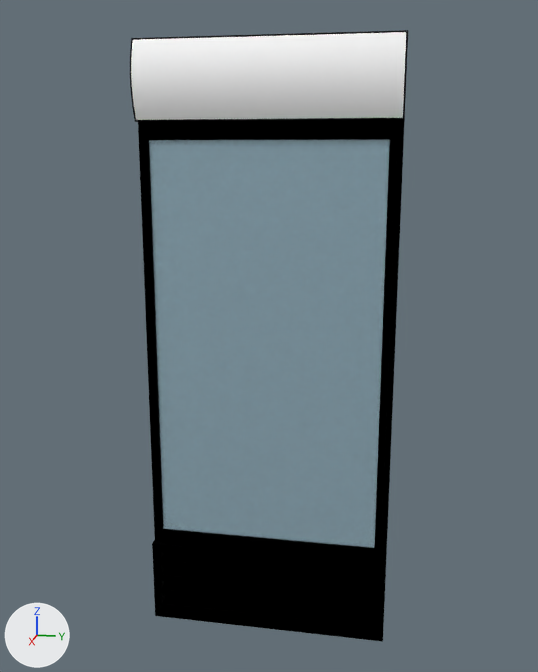
The glTF model static/glb/Porta03Aberta.glb as it was, and as the next commit left it.
The view is the same before and after, from a camera (50 mm lens) standing at (2.38, -0.53, 1.94) and looking at (-0.35, -1.07, 1.26). Arrows for +X, +Y and +Z are at lower left; the lights stay in place. Where no turn or scale is listed for an object, it has been applied to the vertices. Vertices at the same position are counted once.

Before the edit, the objects in view are built like this:
```python
me_mesh_005 = bpy.data.meshes.new('Mesh.005')
me_mesh_005.from_pydata(...)  # 210 vertices, 429 faces; spans x 0.48..0.57, y -0.47..0.51, z 0.0..2.34
# faces by material slot: [323, 64, 12, 30]
me_mesh_005.materials.append(mat_02___default_007)  # black #000000
me_mesh_005.materials.append(mat_material__46_004)  # light grey #cacaca
me_mesh_005.materials.append(mat_07___default_004)  # white #cde9f2
me_mesh_005.materials.append(mat_material__356_004)  # white #ffffff
ob_ageladeira01_001 = bpy.data.objects.new('aGeladeira01.001', me_mesh_005)
ob_ageladeira01_001.location = (-0.845, -1.1, 0.0)
```
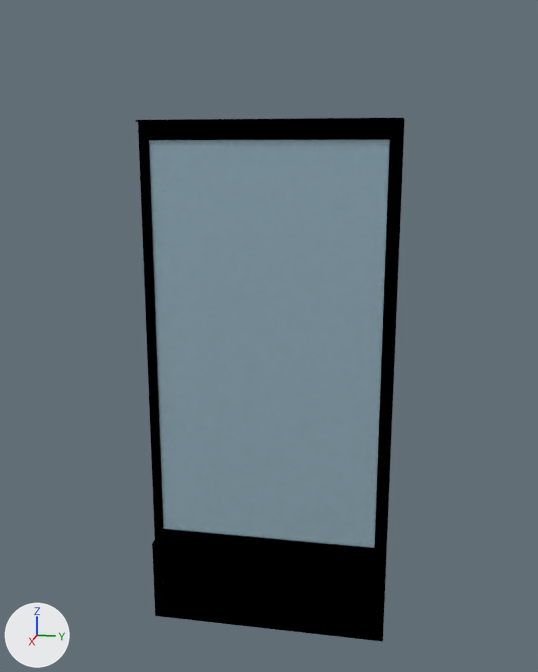
Commit message: Correção do modelo das portas das geladeiras

Location of each change, (x1, y1, x2, y2) in pixels of the pictures (538 x 672 px):
'aGeladeira01.001', reshaped (14% shorter)
    before: (130, 30, 408, 642)
    after: (135, 118, 405, 642)
part 1 of me_mesh_005, cut back
    before: (130, 30, 408, 133)
    after: (135, 118, 405, 133)

What the commit changed:
me_mesh_005 is used by ob_ageladeira01_001; location (-0.845, -1.1, 0.0).
me_mesh_005 had 210 vertices, 429 faces and spanned x 0.48..0.57, y -0.47..0.51, z 0.0..2.34.
me_mesh_005 now has 108 vertices, 196 faces and spans x 0.48..0.54, y -0.47..0.51, z 0.0..2.06.
Part 1, on me_mesh_005:
102 vertices are removed from x 0.48..0.57, y -0.47..0.51, z 2.05..2.34.
242 faces are deleted.
9 new faces join them, mat_02___default_007 (black #000000).
me_mesh_005 no longer uses material mat_material__46_004 (light grey #cacaca).
me_mesh_005 no longer uses material mat_material__356_004 (white #ffffff).
